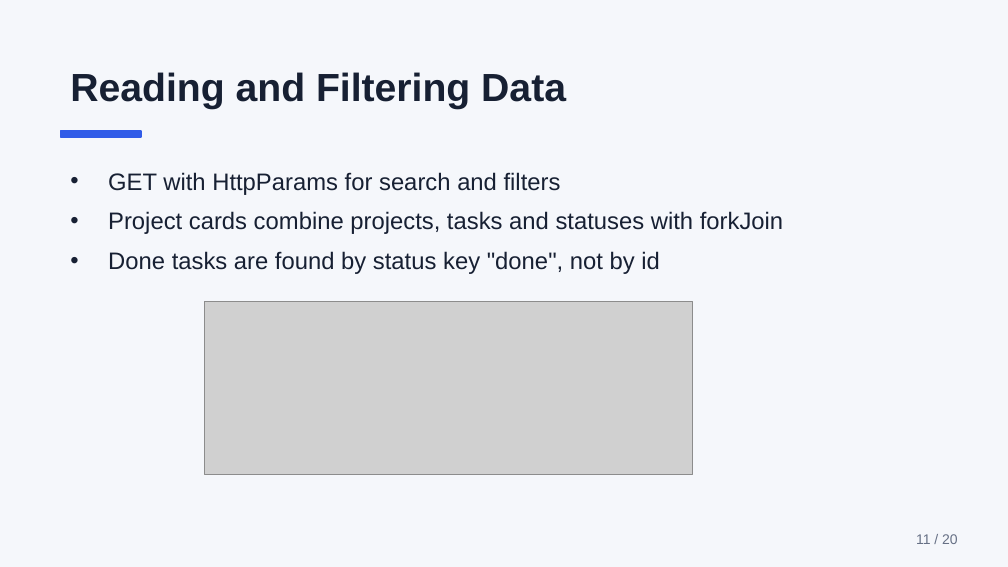
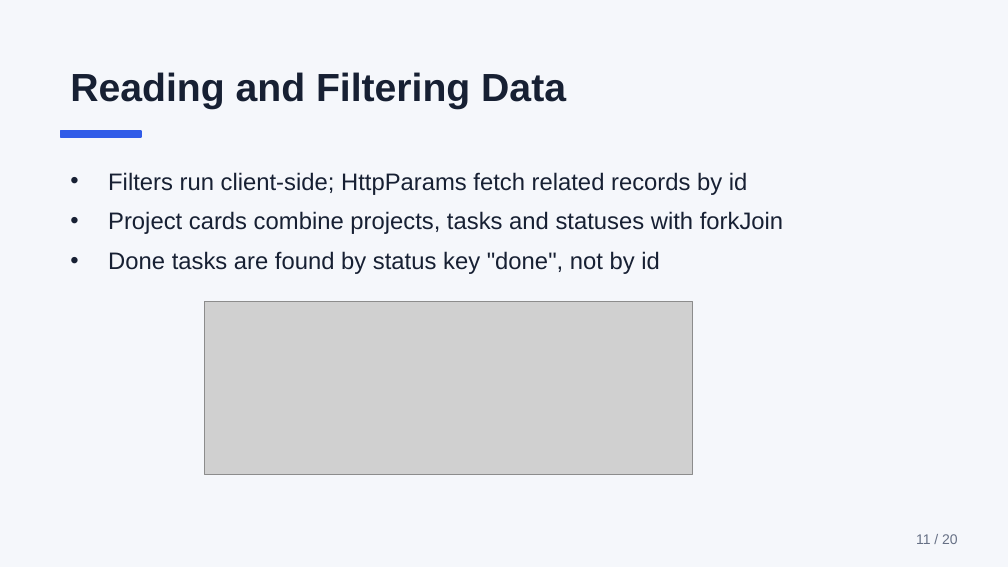
Before and after one commit to fodorgabor/teamFlow, a slide deck: slide 11 of docs/presentation.pptx. Drawn at 1008x567 pixels with LibreOffice and Linux fonts; fonts in the diff are those of the drawing; grey boxes stand for pictures. Boxes give left, top, right and bottom in pixels: in the first picture for what was removed or moved away, otherwise in the second. Text is boxed around its words. In the diff, an @@ line names an element or a change of style, - is before the commit and + after.

```diff
--- a/docs/presentation.pptx
+++ b/docs/presentation.pptx
@@ text at [108,172,748,195]: text changed @@
-• GET with HttpParams for search and filters
+• Filters run client-side; HttpParams fetch related records by id
```
Also in this commit, not shown: 6 other slides changed, 1 other file.
